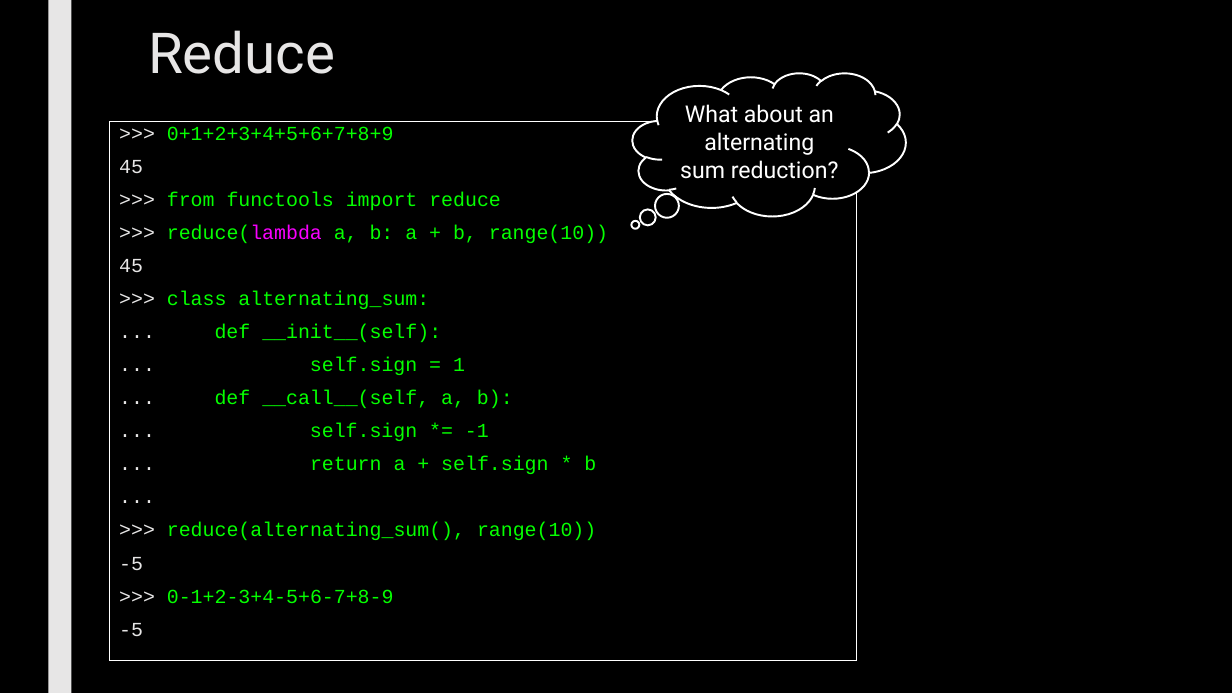
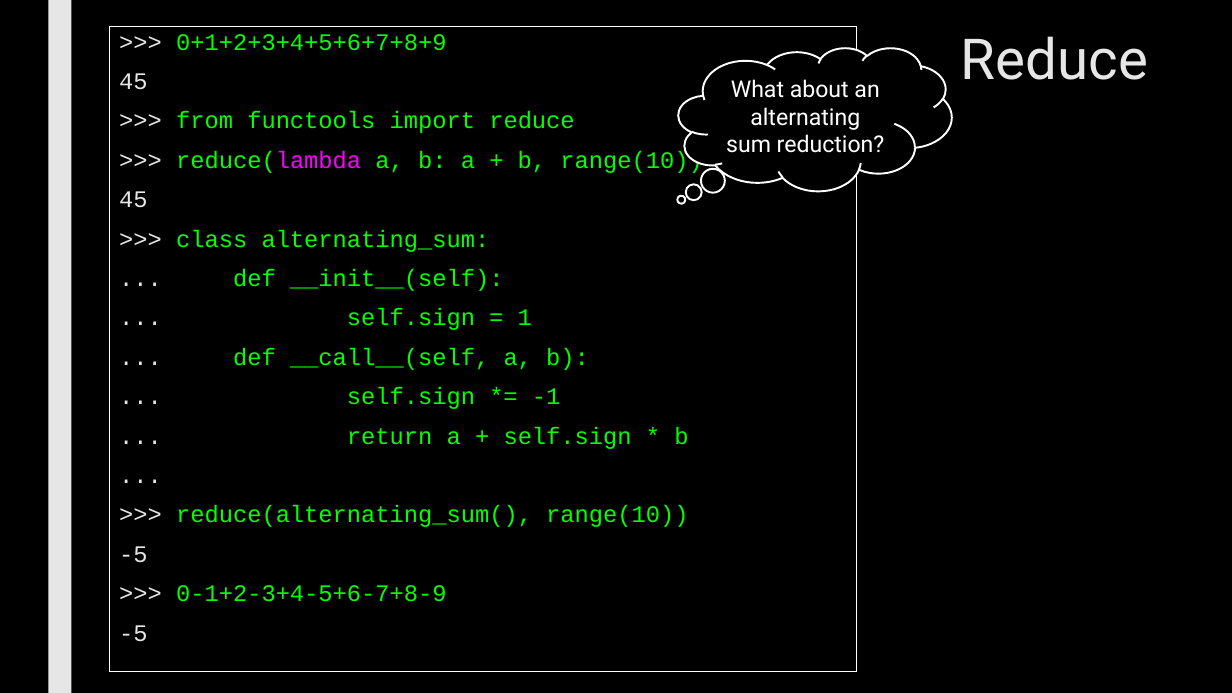
Before and after one commit to max7patek/metaprogramming, a slide deck: slide 14 of slides/02-FirstClassFunctions.pptx. Drawn at 1232x693 pixels with LibreOffice and Linux fonts; fonts in the diff are those of the drawing; grey boxes stand for pictures. Boxes give left, top, right and bottom in pixels: in the first picture for what was removed or moved away, otherwise in the second. Text is boxed around its words. In the diff, an @@ line names an element or a change of style, - is before the commit and + after.

Commit message:
updated first class function slides

```diff
--- a/slides/02-FirstClassFunctions.pptx
+++ b/slides/02-FirstClassFunctions.pptx
@@ rectangle ">>> 0+1+2+3+4+5+6+7+8+9": place and size @@
-rectangle ">>> 0+1+2+3+4+5+6+7+8+9" at [110,121,857,661]
+rectangle ">>> 0+1+2+3+4+5+6+7+8+9" at [110,27,857,673]
@@ rectangle ">>> 0+1+2+3+4+5+6+7+8+9" at [110,27,857,673]: size 15.5 to 18.5 pt; line spacing 0.74 to 0.84 @@
@@ title "Reduce": place and size @@
-title "Reduce" at [148,30,335,74]
+title "Reduce" at [961,36,1148,80]
@@ thought cloud "What about an alternating sum ...": place and size @@
-thought cloud "What about an alternating sum ..." at [633,73,907,216]
+thought cloud "What about an alternating sum ..." at [678,48,952,191]
```
Also in this commit, not shown: 8 other slides changed, 3 slides added, 6 slides removed.
